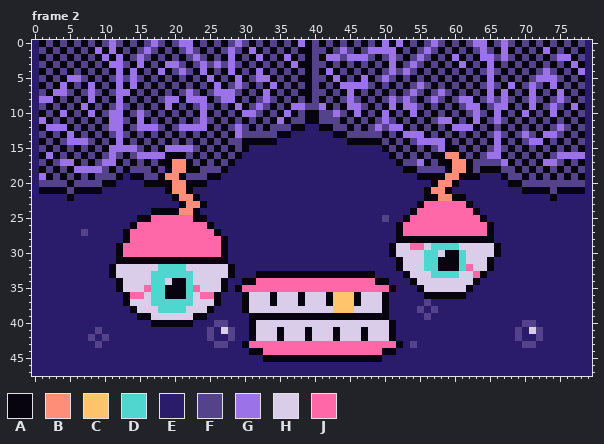
A pixel-art file gets an edit: art/office/faces/overlord.aseprite. The picture above is the old version.
80x48 pixels, 10 frames. Shown: frame 2. The commit also changed other frames, which this record leaves out.
Visible layers, top first: "fx", "teeth", "eyeR", "eyeL", "brain", "bubbles", "back".
Palette (. is transparent): A #07040f  B #ff8e78  C #ffc46c  D #4fd6cf  E #2a1b6b  F #54428a  G #9b72e8  H #d9cde9  J #ff68a8
Pixels before, frame 2 (only the part around the change), first column x 0:
 0 EAFAFAFAFAFGFAFAFGFAFGGAFAFAFGFAFAFAFAGAFAFAFAFAFAGAGAFAFGFAFAFGGAFGFAFAFAFAFAFE
 1 EFAFAFAFAGAGAFAFGFAFAFGFAFAFGFAGAFAFAFAAFFAFGFAFGGGGAFAFGFAFAFAFGFAGAFAFAGAFAFAE
 2 EAFAFAFAFAGAGAFGFAFAFAFGFAFAGAFAGAFAGAFAFAGGFGGGFAFGFAFGFAFAGAFAGGFGFAFAFAFGGAFE
 3 EFAFAFAFAFAGGFAGAFAGGFAFGFGFGFAFAFAFAGAAFFAFAFAFAFAGAFGFAFAFAGAFAGAFAFAFAFAFAGAE
 4 EAFAFAFAFAFAGAGAFAGAFGFAGAFAGAFAGAFAFAFAFAGAFAFAFAFGFGFAFAFAFAFAFGFAFAFAFGFAFAGE
 5 EFAFAGGFAFAFGFGFAFAFAFAFAGAFAGAFGGAFAFAAFFAGAFAGAFGFAFAFAFAFAFAFAGAFAFAFGGGFAFAE
 6 EAFAGAFAGAFAGAGAFAFAFAFAFAGAFGFAFAGAFAFAFAFAGGGGFAFAFAFGFAFAFAFAFGFAGAFGFAGAFAFE
 7 EFAGGFAFGFAFGGAFAFAFAFGFAFGGGFAFAGAFAFAAFFAFAGAFAFAFAFGFAFGFAFAFAGAGAFAGAFAGAFAE
 8 EGGAFAFAGAFAGAFAFAFGGAGGGAFGGAFAFGFAFAFAFAFAFGFAFAFGFGFAFGFAFGGAFGFGFAFGFAFGFAFE
 9 EFAFAFAGAFAFGFAFAFAGAFAFGFAFAGAFGFAFAGGFFGAFAGGFAFAGAGGFAFAFAFGGAFGGAFAGAFGFAGAE
10 EAFAGAFAGAFGGAFGFAFAFAFAGAFAFAGGFAFAGAFAAFFGFAGAFAGAFAGAFAFAFAFGFAGAFAGAFAGAFAFE
11 EGAFAFAFAFAGGFAGAFAFAFAFGFAFAFAFAFAGAFFAAFFFAFAFAFGFAFAFAFGGAFAGAFGFAFAFAFAFAFAE
12 EAGGGAFAFAFGGAFGGGFAFGGGGAFAFGFAFAFFFAAEEAAFFAFAFGFGGAFAFAFAGGGAFAFAFAFAFAFGFAFE
13 EFAFAGAFAFAFGFAFAFAFAFAFAFAFAGFFFFFAAEEEEEEAAFFFFFAFAGGGAFAFAFAFAFGFAFGFAGGFAFAE
14 EAFAFGGGFAFAGAFAFAFAFAFAFAFAFFAAAAAEEEEEEEEEEAAAAAFAFAFGGGGAFAFAFAGAFAFGGAFAFAFE
15 EFAFAFAFAFAGGGGFAFAGGGGFAFAFAFAEEEEEEEEEEEEEEEEEEEAFAFAFAFGAAFAFAFGFAFAFAFAFAFAE
16 EAGAFAFAFAFGFAFGGGGAAAFAFAFAFAEEEEEEEEEEEEEEEEEEEEEAFAFAFAABBAFAFGGAFAFAFAFGGGGE
17 EFAFGGAFAFGGAFAFAFAABBAFAFAFAEEEEEEEEEEEEEEEEEEEEEEEAFFGAFAABBAFFFFGAFAFAGGFAFAE
18 EAFAFAGGGGFAFAFFFAFABBAAFFFAEEEEEEEEEEEEEEEEEEEEEEEEEAAFFFFABBAFAAAFFAFAFAFAFAFE
19 EGAFAFAFAFFFAEAAFFABBAFFFAAEEEEEEEEEEEEEEEEEEEEEEEEEEEEAAAABBAAAEEEAFFAFAFAFAFAE
20 EFFFFAFFFFAAEEEEAAAABBAAAEEEEEEEEEEEEEEEEEEEEEEEEEEEEEEEEABBAEEEEEEEAAFFFFFFFFFE
21 EAAAAFAAAAEEEEEEEEEABBAEEEEEEEEEEEEEEEEEEEEEEEEEEEEEEEEEABBAEEEEEEEEEEAAAAFAAAAE
22 EEEEEAEEEEEEEEEEEEEEABBAEEEEEEEEEEEEEEEEEEEEEEEEEEEEEEEEAABBAAEEEEEEEEEEEEAEEEEE
23 EEEEEEEEEEEEEEEEEEEEEABBAEEEEEEEEEEEEEEEEEEEEEEEEEEEEEEAJJJJJJAEEEEEEEEEEEEEEEEE
24 EEEEEEEEEEEEEEEEEAAAABBAEEEEEEEEEEEEEEEEEEEEEEEEEEEEEEAJJJJJJJJAEEEEEEEEEEEEEEEE
25 EEEEEEEEEEEEEEEAAJJJJJJAAEEEEEEEEEEEEEEEEEEEEEEEEEFEEAJJJJJJJJJJAEEEEEEEEEEEEEEE
26 EEEEEEEEEEEEEEAJJJJJJJJJJAEEEEEEEEEEEEEEEEEEEEEEEEEEAJJJJJJJJJJJJAEEEEEEEEEEEEEE
27 EEEEEEEFEEEEEAJJJJJJJJJJJJAEEEEEEEEEEEEEEEEEEEEEEEEEAJJJJJJJJJJJJAEEEEEEEEEEEEEE
28 EEEEEEEEEEEEEAJJJJJJJJJJJJJAEEEEEEEEEEEEEEEEEEEEEEEEAAAAAAAAAAAAAAEEEEEEEEEEEEEE
29 EEEEEEEEEEEEAJJJJJJJJJJJJJJAEEEEEEEEEEEEEEEEEEEEEEEAHHJJHDDDDHHHHHAEEEEEEEEEEEEE
30 EEEEEEEEEEEEAJJJJJJJJJJJJJJAEEEEEEEEEEEEEEEEEEEEEEEAHHHHDDHAADHHHHAEEEEEEEEEEEEE
31 EEEEEEEEEEEEAAAAAAAAAAAAAAAAEEEEEEEEEEEEEEEEEEEEEEEEAHHHDDAAADHHHAEEEEEEEEEEEEEE
32 EEEEEEEEEEEAHHHHHHDDDDHHHHHHAEEEEEEEEEEEEEEEEEEEEEEEAHHHDDAAADJHHAEEEEEEEEEEEEEE
33 EEEEEEEEEEEAHHHHHDDDDDDHHHHHAEEEAAAAAAAAAAAAAAAAAEEEEAHHHDDDDHHJAEEEEEEEEEEEEEEE
34 EEEEEEEEEEEEAHHHHDDHAADHHHHAEEAAJJJJJJJJJJJJJJJJJAAEEEAHHHHHHHHAEEEEEEEEEEEEEEEE
35 EEEEEEEEEEEEAHHHJDDAAADJHHHAEAJJJJJJJJJJJJJJJJJJJJJAEEEAHHHHHHAEEEEEEEEEEEEEEEEE
36 EEEEEEEEEEEEEAJJHDDAAADHJJAEEEAHHHAHHHAHHHACCCAHHHAEEEEEAAAAAAEEEEEEEEEEEEEEEEEE
37 EEEEEEEEEEEEEAHHHDDDDDDHHHAEEEAHHHAHHHAHHHACCCAHHHAEEEEEFEEEEEEEEEEEEEEEEEEEEEEE
38 EEEEEEEEEEEEEEAHHHDDDDHHHAEEEEAHHHHHHHHHHHHCCCHHHHAEEEEFEFEEEEEEEEEEEEEEEEEEEEEE
39 EEEEEEEEEEEEEEEAAHHHHHHAAEEEEEEAAAAAAAAAAAAAAAAAAAAEEEEEFEEEEEEEEEEEEEEEEEEEEEEE
40 EEEEEEEEEEEEEEEEEAAAAAAEEEFFEEEAHHHHHHHHHHHHHHHHHHHAEEEEEEEEEEEEEEEEEEFFEEEEEEEE
41 EEEEEEEEEFEEEEEEEEEEEEEEEFEHFEEAHHHAHHHAHHHAHHHAHHHAEEEEEEEEEEEEEEEEEFEHFEEEEEEE
42 EEEEEEEEFEFEEEEEEEEEEEEEEFEEFEEAHHHAHHHAHHHAHHHAHHHAEEEEEEEEEEEEEEEEEFEEFEEEEEEE
43 EEEEEEEEEFEEEEEEEEEEEEEEEEFFEEAJJJJJJJJJJJJJJJJJJJJJAEFEEEEEEEEEEEEEEEFFEEEEEEEE
44 EEEEEEEEEEEEEEEEEEEEEEEEEEEEEEEAAJJJJJJJJJJJJJJJJJAAEEEEEEEEEEEEEEEEEEEEEEEEEEEE
45 EEEEEEEEEEEEEEEEEEEEEEEEEEEEEEEEEAAAAAAAAAAAAAAAAAEEEEEEEEEEEEEEEEEEEEEEEEEEEEEE
46 EEEEEEEEEEEEEEEEEEEEEEEEEEEEEEEEEEEEEEEEEEEEEEEEEEEEEEEEEEEEEEEEEEEEEEEEEEEEEEEE
47 EEEEEEEEEEEEEEEEEEEEEEEEEEEEEEEEEEEEEEEEEEEEEEEEEEEEEEEEEEEEEEEEEEEEEEEEEEEEEEEE
The same view after the edit:
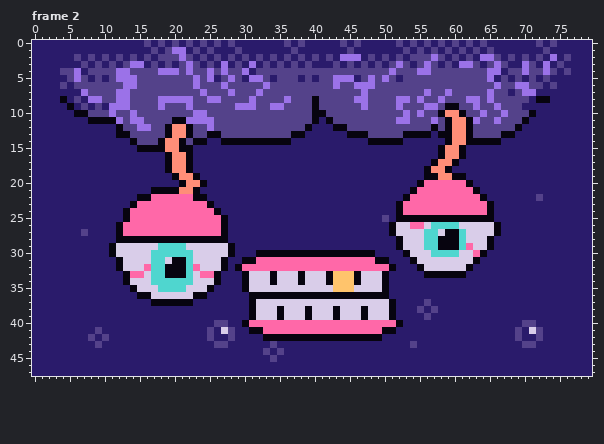
The exact change:
Changed rows in their new state; - is an unchanged pixel.
Frame 2:
first column x 1:
 0 EEEEEEEEEEEEEEE-E-E-EFE-E-E-EEEEEEE-EFEEEEE-E-EEEEEFE-E-E-E-E-EFEEEEEEE-E-EEEE
 1 EEEEEEEEEEEEEEEE-E-GGE-E-EEE-EEEEEEE-EEEEEEE-EEEEEEE-E-E-E-E-E-E-EEEEEEEFEEEEE
 2 EEEEE-E-EFEFE-E-E-F-G-E-E-EFE-EFE-EFE-E-EFEG--E-E-E-E-F-G-EFE-E---E-E-E-EGEFEE
 3 EEEEEE-E-EFE-G-E-EFE-G-E-EGE-EGE-E-EFEFEEE-E-E-E-EFG-E-G-E-E-G-EFG-EEG-EGE-EEE
 4 EEE-FGE-F-F-GFF-F-GGFGFFG-GFFGEFF-F-F-F-FFF-F-F-F---F-GGF-F-F-F--GE-FGF---E-EE
 5 EEEEF--E-E--G--F-F-F-FGF-E-GFEG-FE-F-EFE-F-GGEFG---E-F-F-F-F-F-F-E-E-E-EFEEEEE
 6 EEEFE-FFF-FFG-F-F-F-F-G-FFG-F-F-GFF-F-F-F-GFF--GF-F-F-F-F-F-F-F-FGFFGGF-EFEEEE
 7 EEEEEEGF-F---F-F-F-F-F-G-FF--F-GFF-F-FF--F-FFFGF-F-F-F-G-FGF-F-F-FFE-G-EEEEEEE
 8 EEEAE-E-G-F-G-F-FG--G-FFGGFFF-G-F-FGF-FAF-F-FGG-F-FG--G-FGF-F-G---F-F-EA-EEEEE
 9 EEEEAEFE-EG-GF-F-GFF-G-F-F-F-GGF-GGFFF-AFF-FFFGF-FFGFF-GGFA--F-F--FF-EEEEEEEEE
10 EEEEEA-FF--FFGF-F-F-F-G-F-F-FFF-F-FFF-F-A-F-FFF-FFF-GFG-FABB--FGFFG-FF-EEEEEEE
11 EEEEEEE-A-A--G-F-F--AGG-GF-F-F-F-FFF--F-EA-F-F-F-F-GGF-FGFABB--F---F--EEEEEEEE
12 EEEEEEEEEEEAF---F--BBAFFG-F-F-F-F---FFA-EEAAF-F-F-FFF-F----BBAF-F-F--EEEEEEEEE
13 EEEEEEEEEEEAAF-F-FABB--FA--FF-----FFAA----EEAAA--F-FAAA-E-ABB--F-FA-EEEEEEEEEE
14 EEEEEEEEEEEEEAF-FABB---AEE-AA-----AA--------EEE--A-AEEEEEE-BBA-A-AEEEEEEEEEEEE
15 EEEEEEEEEEEEEEA-A-BBAAEEEEEEEE-------------------EEEEEEEEABBAEEEEEEEEEEEEEEEEE
16 EEEEEEEEEEEEEEEEEE-BBAEEEEEEE---------------------EEEEEEE----EEEEEEEEEEEEEEEEE
17 EEEEEEEEEEEEEEEEEE----EEEEEE-----------------------EEEEEABBAEEEEEEEEEEEEEEEEEE
18 EEEEEEEEEEEEEEEEEE----EEEEE-------------------------EEEABB-EEEEEEEEEEEEEEEEEEE
19 EEEEEEEEEEEE-EEEEEEABBAEEE----------------------------E--B-A-EE---EEEEEEEEEEEE
20 EEEEEEEEEEE----EEEEEABB-------------------------------AJJJJJJA-----EEEEEEEEEEE
21 EEEEEEEEE-------AA-A-BA------------------------------AJJJJJJJJA------EEEEEEEEE
22 ----E---------AAJJJJJJ-A----------------------------AJJJJJJJJJJA-------F-E----
23 -------------AJJJJJJJJJJA--------------------------AJJJ------JJJA-------------
24 ------------AJJJJJJJJJJJJA-------------------------AJJ--------JJA-------------
25 ------------AJJJ------JJJJA------------------------A-AAAAAAAAAA-A-------------
26 -----------AJJ----------JJA-----------------------AHH--HDDDDHHHHHA------------
27 -----------AJ------------JA-----------------------AHHHHDDHAADHHHHA------------
28 -----------A-AAAAAAAAAAAAA--------------------------HHHDD---DHHH--------------
29 ----------AHHHHHHDDDDHHHHHHA----------------------EA-HHD-AAADJ--AE------------
30 ----------AHHHHHDDDDDDHHHHHA---AAAAAAAAAAAAAAAAA--EEA--H-DDDH-JAEE------------
31 ------------HHHHDDH--DHHHH---AAJJJJJJJJJJJJJJJJJAA-EEA-HHHHHH-AEE-------------
32 ----------EA---JD-AAADJ---AEAJJJJJJJJJJJJJJJJJJJJJAEEEAHHHHHHAEEE-------------
33 ----------EEAJJ---AAA--JJAEE-AHHH-HHH-HHH-CCC-HHHA--EEEAAAAAAEEE--------------
34 -----------EA-----DDD----AE---HHHAHHHAHHHACCCAHHH----EEEEEEEEEE---------------
35 -----------EEA-HH-DDDHH-AEE-EAHHHHHHHHHHHHCCCHHHHAE---EEEEEEEE----------------
36 ------------EEAAHHHHHHAAEE---EAAA-AAA-AAA-AAA-AAA------EEEEEE-----------------
37 ------------EEEEAAAAAAEEEE---EA--H---H---HHHHH---HA---------------------------
38 -------------EEEEEEEEEEEE----EA---A---A---AHH-A--HA---------------------------
39 --------------EEEEEEEEEE-------HHH-HHH-HHH-HHH-HHHA---------------------------
40 ----------------EEEEEE-------AJJJJJJJJJJJJJJJJJJJJJA--------------------------
41 -------------------------------AJJJJJJJJJJJJJJJJJA----------------------------
42 ------------------------------EEAA-AAA-AAA-AAA-AAEE---------------------------
43 -----------------------------EEEEFEEEEEEEEEEEEEEEEEE--------------------------
44 ------------------------------EEFEFEEEEEEEEEEEEEEEE---------------------------
45 --------------------------------EFEEEEEEEEEEEEEEE-----------------------------
Where, in picture pixels (left, top, right, bottom), the same in both pictures:
changed: (39, 40, 585, 362)
